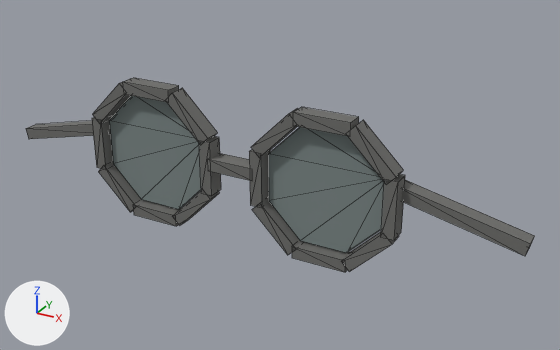
The OBJ model assets/models/items/silver_glasses.obj: old version first, new version second.
One viewpoint serves both versions: a 50 mm lens placed at (1.63, -2.57, 2.09), pointed at (0.16, 0.1, 0.76). Arrows for +X, +Y and +Z are at lower left; the lights stay in place. The older version comes first. Mesh edges are drawn as thin lines. Where no turn or scale is listed for an object, it has been applied to the vertices.

Names of what the first picture shows: 'silver_glasses'.
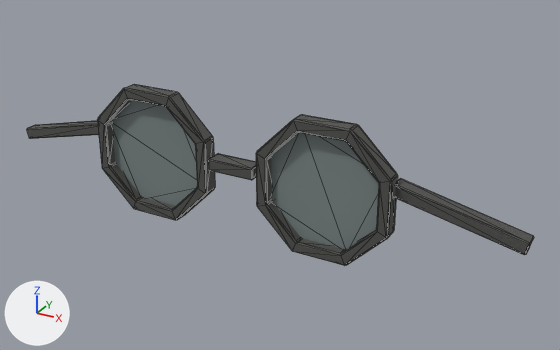
Changed parts and their boxes (x1, y1, x2, y2) in the pictures (560 x 350 px):
'silver_glasses', reshaped (6% shorter): before (26, 78, 535, 272); after (27, 84, 534, 266)
part 1 of me_silver_glasses, added: after (97, 84, 215, 220)
part 2 of me_silver_glasses, added: after (256, 114, 398, 266)
part 3 of me_silver_glasses, rebuilt: before (208, 153, 253, 181); after (208, 153, 256, 180)
part 4 of me_silver_glasses, deleted: before (93, 78, 403, 272)
part 5 of me_silver_glasses, reshaped: before (26, 96, 535, 256); after (27, 100, 534, 255)

The change, as a diff of the scene's bpy script:
```diff
--- a/assets/models/items/silver_glasses.obj.py
+++ b/assets/models/items/silver_glasses.obj.py
@@ mat_wrought_iron @@
 mat_wrought_iron.roughness = 1.0
+mat_wrought_iron.metallic = 0.8
@@ me_silver_glasses @@
 # used by ob_silver_glasses; location = (0.0, 0.0, 0.0)
-me_silver_glasses.from_pydata(...)  # 184 vertices, 192 faces; spans x -1.24..1.24, y -0.04..0.09, z 0.46..1.1
+me_silver_glasses.from_pydata(...)  # 296 vertices, 572 faces; spans x -1.23..1.23, y -0.04..0.09, z 0.48..1.08
+# me_silver_glasses part 1: a new loose piece, a torus around y (ring radius 0.29, tube radius 0.042) spanning x -0.716..-0.124, y -0.037..0.038, z 0.484..1.076, in mat_wrought_iron (dark grey #6e6e6c)
+# me_silver_glasses part 2: a new loose piece, a torus around y (ring radius 0.29, tube radius 0.042) spanning x 0.124..0.716, y -0.037..0.038, z 0.484..1.076, in mat_wrought_iron (dark grey #6e6e6c)
+# me_silver_glasses part 3: the loose piece of 8 vertices spanning x -0.11..0.11, y -0.04..0.04, z 0.77..0.83 is rebuilt with 24 vertices and now spans x -0.11..0.11, y -0.04..0.04, z 0.77..0.83
+# me_silver_glasses part 4: 14 loose pieces with 112 vertices, spanning x -0.74..0.74, y -0.04..0.04, z 0.46..1.1, are deleted
+# me_silver_glasses part 5
+# 28 vertices are removed from x -1.24..1.24, y -0.04..0.09, z 0.66..0.9
+# 68 faces are deleted
+# 32 vertices are added at x -1.23..1.23, y 0.02..0.09, z 0.69..0.87
+# 12 new vertices lie (0.0, 0.06, 0.0) away from vertices in x -1.23..1.23, y 0.02, z 0.7..0.86
+# 88 new faces join them, mat_wrought_iron (dark grey #6e6e6c)
+# 52 new faces join them, mat_smoked_glass (grey #7a8685)
 me_silver_glasses.materials.append(mat_smoked_glass)
```
